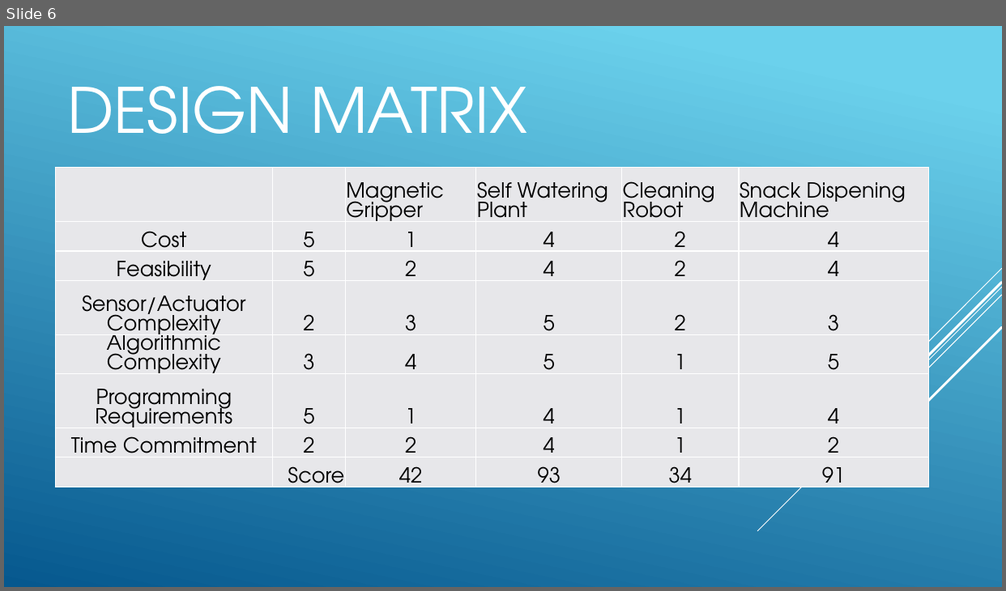
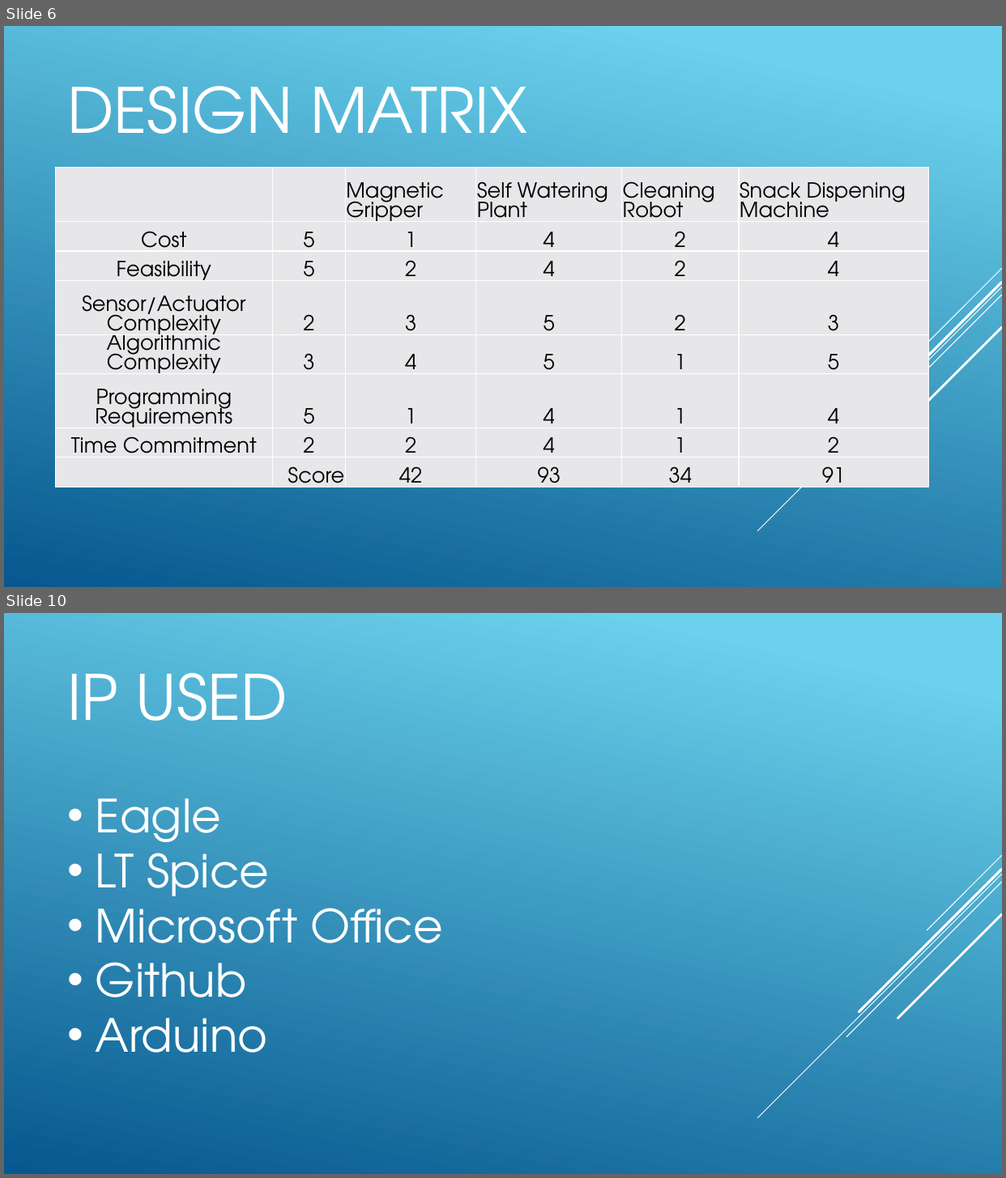
Before and after one commit to jp32/ece411-pdx, a slide deck: documents/presentation.pptx. Shown one above the other, each under a label of ours: slide 6 before the commit, slides 6 and 10 after it; the slides between them are not shown. The pictures are 1006x591 and 1006x1178 pixels, drawn with LibreOffice and Linux fonts; fonts in the diff are those of the drawing. Boxes give left, top, right and bottom in pixels: in the first picture for what was removed or moved away, otherwise in the second. Text is boxed around its words. In the diff, an @@ line names an element or a change of style, - is before the commit and + after.

```diff
--- a/documents/presentation.pptx
+++ b/documents/presentation.pptx
@@ slide 10 added at <box>4,613,1002,1174</box>, background gradient #6ED2EB to #06588E; not listed: 5 template elements that a slide beside it also shows @@
@@ title added at <box>67,673,288,721</box>, 60 pt, text #FFFFFF @@
+IP USED
@@ text added at <box>96,798,443,1053</box>, 44 pt, text #FFFFFF @@
+• Eagle
+• LT Spice
+• Microsoft Office
+• Github
+• Arduino
```
Also in this commit, not shown: 2 slides changed, 8 other slides added, 1 slide removed, 5 other files.
